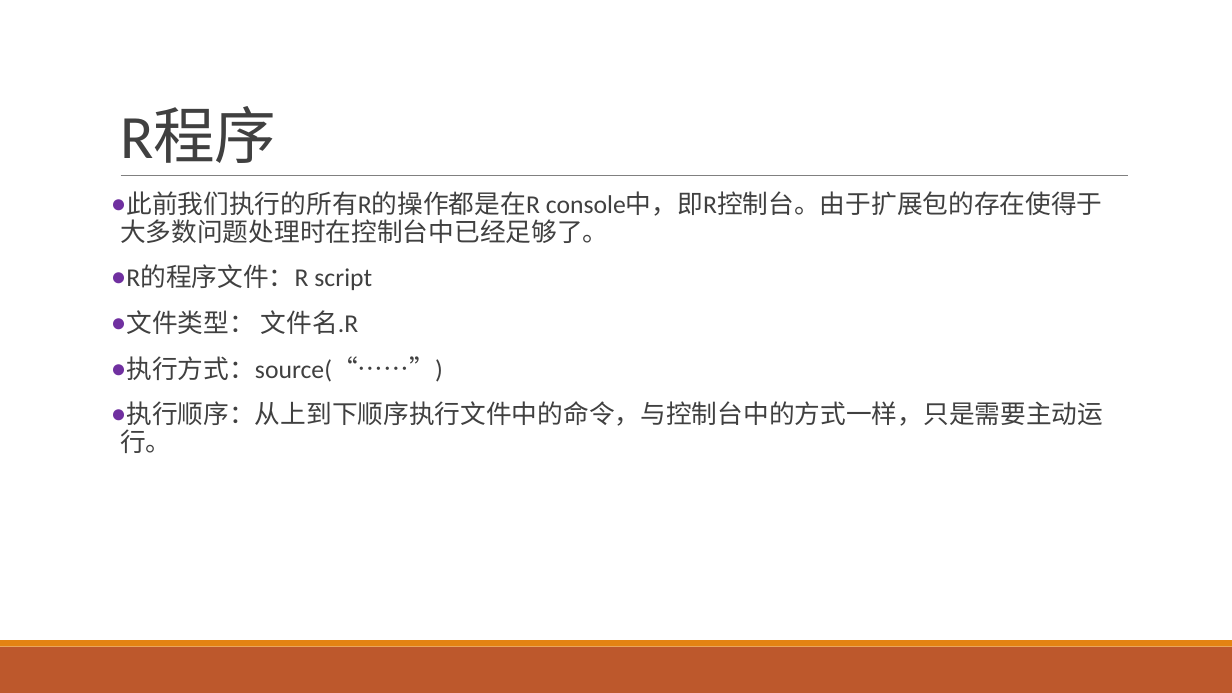
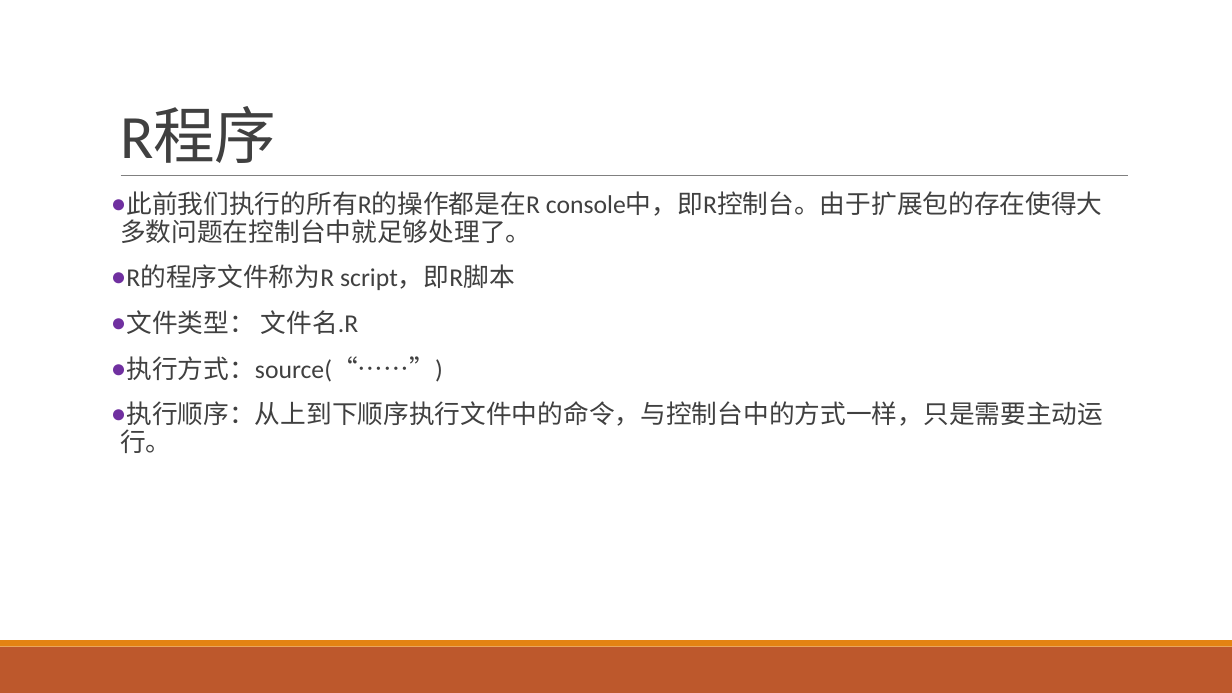
Before and after one commit to exoplanetX/DataAnalytics, a slide deck: slide 2 of 实验-6-函数式编程.pptx. Drawn at 1232x693 pixels with LibreOffice and Linux fonts; fonts in the diff are those of the drawing. Boxes give left, top, right and bottom in pixels: in the first picture for what was removed or moved away, otherwise in the second. Text is boxed around its words. In the diff, an @@ line names an element or a change of style, - is before the commit and + after.

```diff
--- a/实验-6-函数式编程.pptx
+++ b/实验-6-函数式编程.pptx
@@ text at [120, 191, 1103, 290]: text changed @@
-● 此前我们执行的所有R的操作都是在R console中，即R控制台。由于扩展包的存在使得于大多数问题处理时在控制台中已经足够了。
-● R的程序文件：R script
+● 此前我们执行的所有R的操作都是在R console中，即R控制台。由于扩展包的存在使得大多数问题在控制台中就足够处理了。
+● R的程序文件称为R script，即R脚本
```
Also in this commit, not shown: 9 other slides changed, 1 other file.
